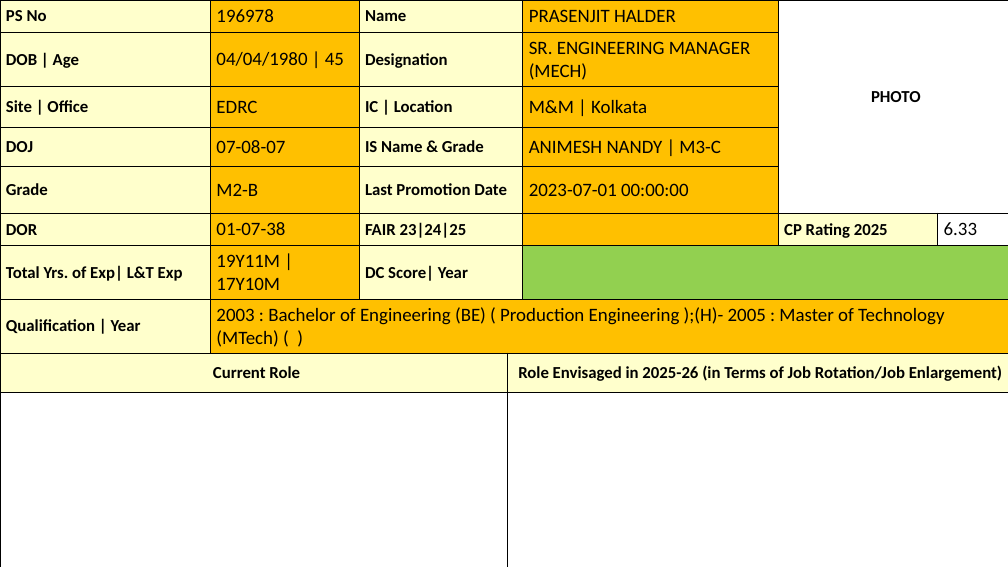
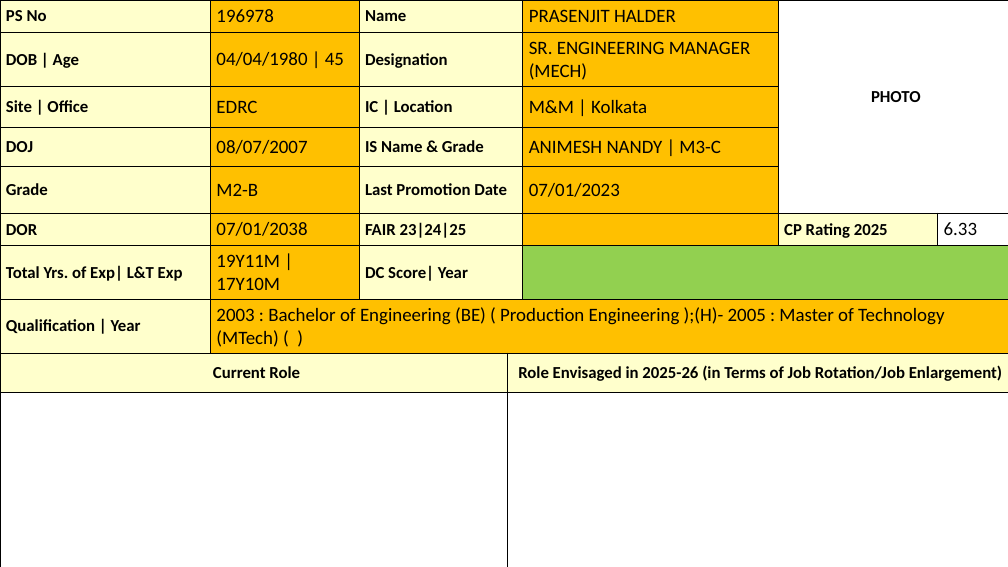
Before and after one commit to AJITKUMAR130012/ST_Chacha, a slide deck: slide 24 of Filled_Role.pptx. Drawn at 1008x567 pixels with LibreOffice and Linux fonts; fonts in the diff are those of the drawing. Boxes give left, top, right and bottom in pixels: in the first picture for what was removed or moved away, otherwise in the second. Text is boxed around its words. In the diff, an @@ line names an element or a change of style, - is before the commit and + after.

```diff
--- a/Filled_Role.pptx
+++ b/Filled_Role.pptx
@@ table at [0,0,1007,520] @@
-row 4, column 2: 07-08-07
+row 4, column 2: 08/07/2007
-row 5, column 5: 2023-07-01 00:00:00
+row 5, column 5: 07/01/2023
-row 6, column 2: 01-07-38
+row 6, column 2: 07/01/2038
```
Also in this commit, not shown: 136 other slides changed, 1 other file.
